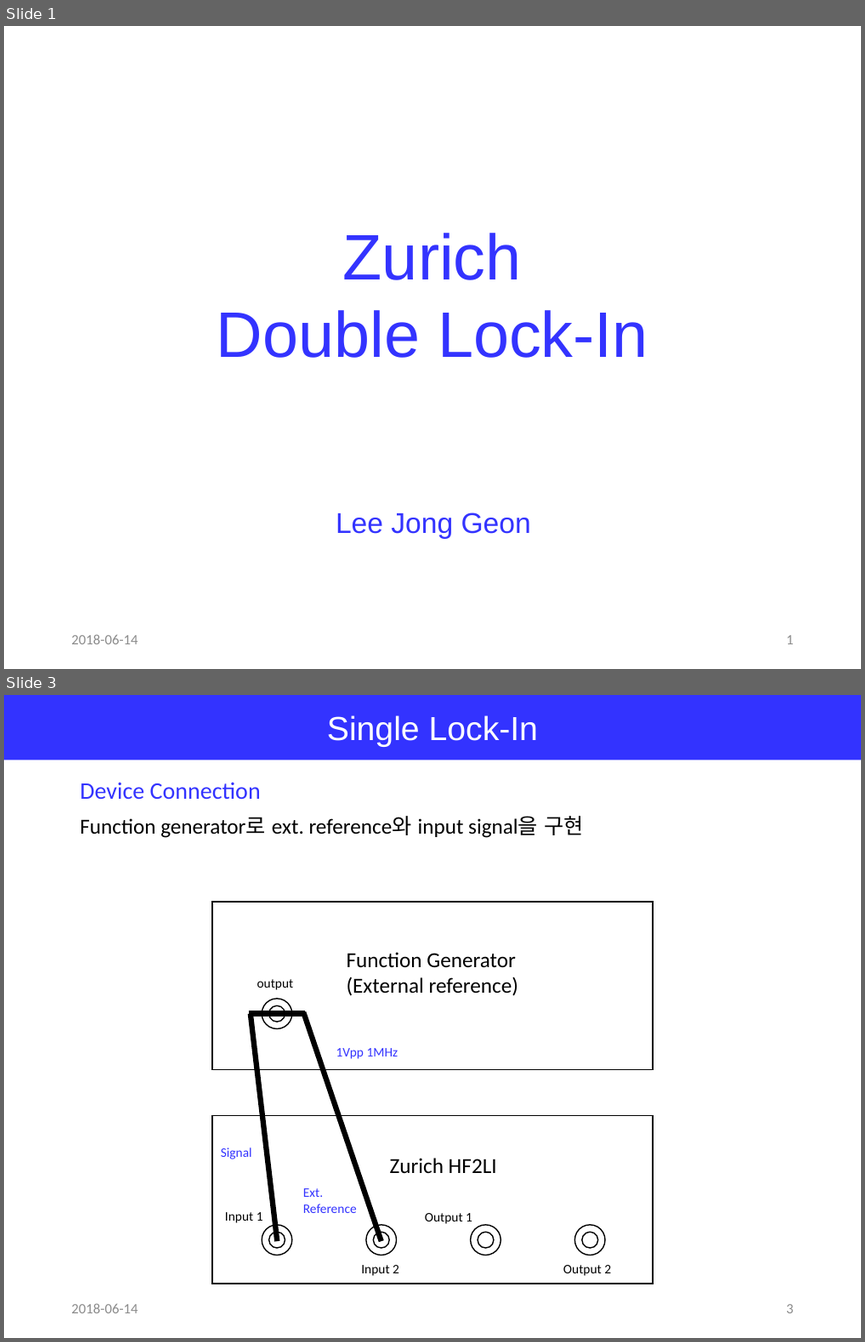
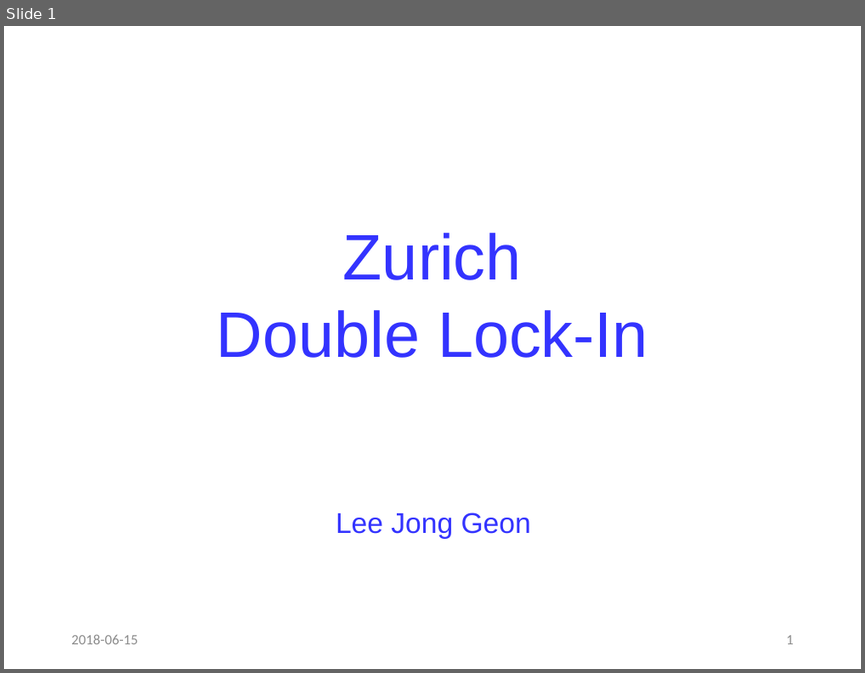
Before and after one commit to jglee96/NBTP_Lab, a slide deck: 랩미팅/201806/180614 Zurich Lock-In(Jong).pptx. Shown one above the other, each under a label of ours: slides 1 and 3 before the commit, slide 1 after it; the slides between them are not shown. The pictures are 865x1342 and 865x673 pixels, drawn with LibreOffice and Linux fonts; fonts in the diff are those of the drawing. Boxes give left, top, right and bottom in pixels: in the first picture for what was removed or moved away, otherwise in the second. Text is boxed around its words. In the diff, an @@ line names an element or a change of style, - is before the commit and + after.

```diff
--- a/랩미팅/201806/180614 Zurich Lock-In(Jong).pptx
+++ b/랩미팅/201806/180614 Zurich Lock-In(Jong).pptx
@@ slide 3 removed at (4, 695, 861, 1338), background #FFFFFF @@
@@ rectangle removed at (4, 695, 861, 760) @@
-Single Lock-In
@@ text removed at (80, 782, 261, 799) @@
-Device Connection
@@ text removed at (80, 816, 583, 838) @@
-Function generator로 ext. reference와 input signal을 구현
@@ rectangle removed at (212, 902, 653, 1069) @@
@@ text removed at (347, 952, 518, 996) @@
-Function Generator
-(External reference)
@@ text removed at (257, 979, 294, 990) @@
-output
@@ ellipse removed at (262, 998, 292, 1028) @@
@@ line removed from (248, 1014) to (306, 1014) @@
@@ line removed from (250, 1014) to (278, 1241) @@
@@ ellipse removed at (268, 1005, 285, 1021) @@
@@ line removed from (303, 1012) to (381, 1241) @@
@@ text removed at (336, 1048, 398, 1059) @@
-1Vpp 1MHz
@@ rectangle removed at (212, 1116, 653, 1283) @@
@@ text removed at (221, 1147, 252, 1159) @@
-Signal
@@ text removed at (390, 1157, 497, 1173) @@
-Zurich HF2LI
@@ text removed at (303, 1188, 357, 1213) @@
-Ext.
-Reference
@@ text removed at (225, 1212, 263, 1223) @@
-Input 1
@@ ellipse removed at (262, 1225, 292, 1254) @@
@@ ellipse removed at (366, 1225, 397, 1254) @@
@@ text removed at (425, 1213, 472, 1224) @@
-Output 1
@@ ellipse removed at (470, 1225, 500, 1254) @@
@@ ellipse removed at (574, 1225, 605, 1254) @@
@@ ellipse removed at (268, 1231, 285, 1247) @@
@@ ellipse removed at (373, 1231, 390, 1247) @@
@@ ellipse removed at (477, 1231, 494, 1247) @@
@@ ellipse removed at (581, 1231, 598, 1247) @@
@@ text removed at (361, 1265, 399, 1276) @@
-Input 2
@@ text removed at (563, 1265, 611, 1276) @@
-Output 2
@@ text removed at (71, 1303, 137, 1313) @@
-2018-06-14
@@ page number removed at (786, 1304, 793, 1313) @@
-3
@@ slide 1 changed as well @@
@@ text at (71, 634, 137, 644): text changed @@
-2018-06-14
+2018-06-15
```
Also in this commit, not shown: 3 other slides changed, 2 slides added, 4 other slides removed.
